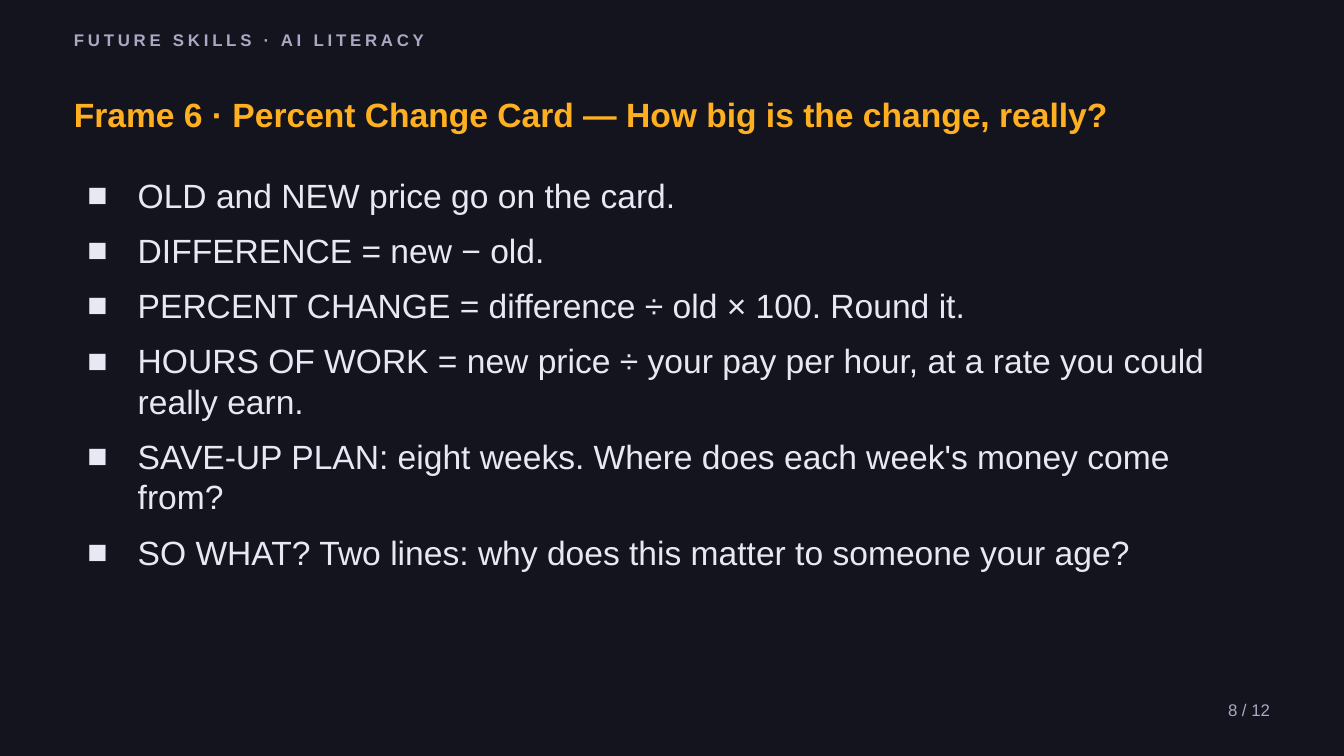
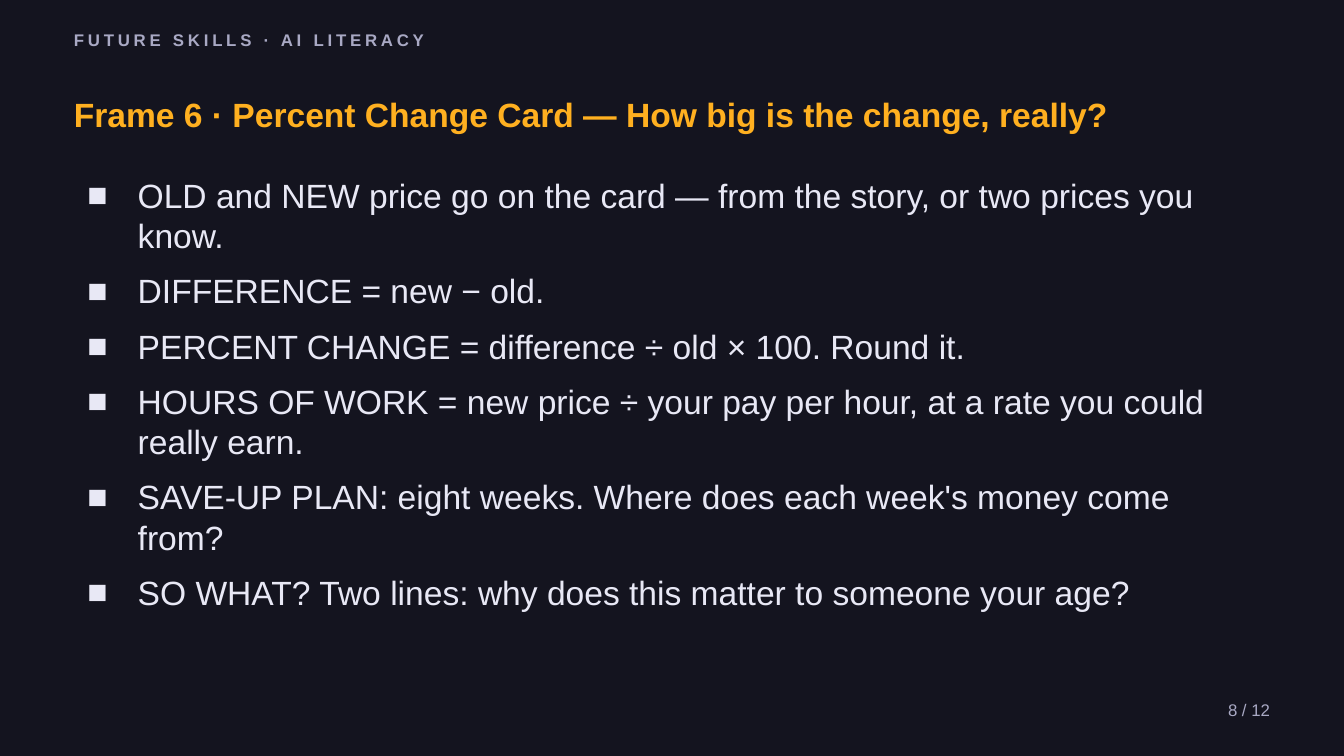
Before and after one commit to phiunit/tptphi, a slide deck: slide 8 of products/news-desk-frames/dist/News Desk - Slides.pptx. Drawn at 1344x756 pixels with LibreOffice and Linux fonts; fonts in the diff are those of the drawing. Boxes give left, top, right and bottom in pixels: in the first picture for what was removed or moved away, otherwise in the second. Text is boxed around its words. In the diff, an @@ line names an element or a change of style, - is before the commit and + after.

```diff
--- a/products/news-desk-frames/dist/News Desk - Slides.pptx
+++ b/products/news-desk-frames/dist/News Desk - Slides.pptx
@@ text at [138,183,1193,249]: text changed @@
-■ OLD and NEW price go on the card.
+■ OLD and NEW price go on the card — from the story, or two prices you know.
```
Also in this commit, not shown: 5 other slides changed, 50 other files.
